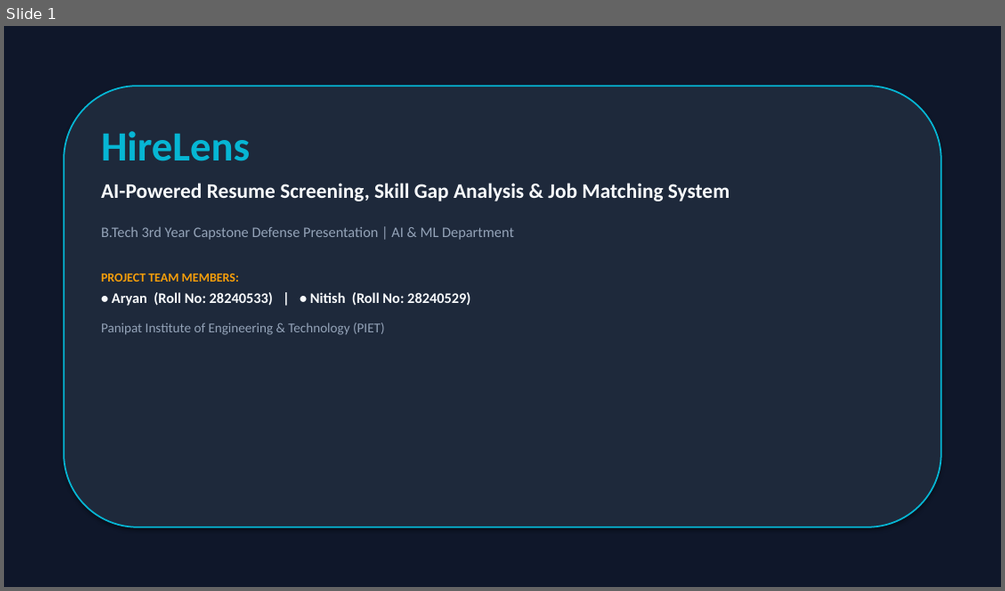
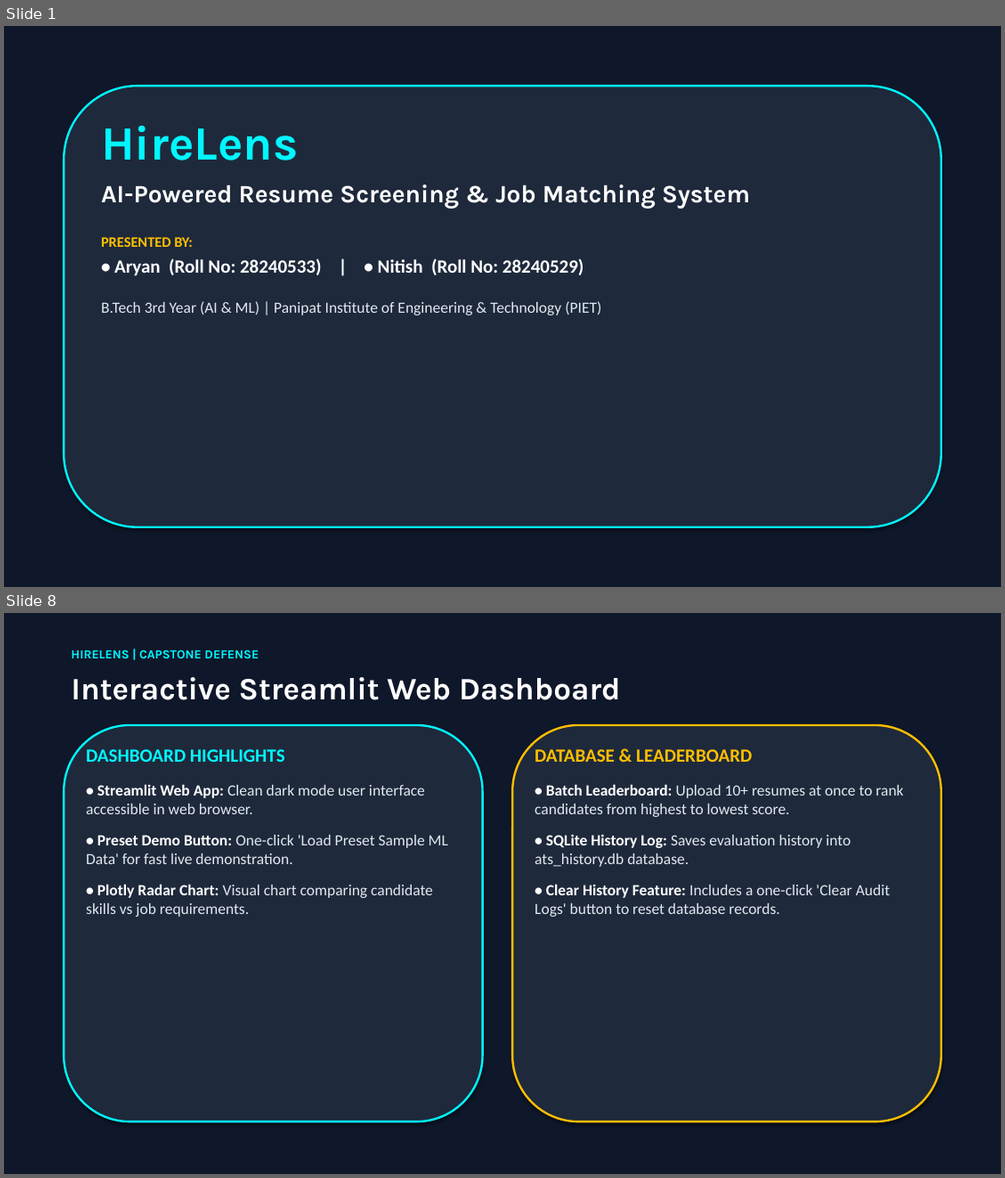
Before and after one commit to Aryan8182/Hirelens-ai-resume-analyzer, a slide deck: HireLens_Presentation.pptx. Shown one above the other, each under a label of ours: slide 1 before the commit, slides 1 and 8 after it; the slides between them are not shown. The pictures are 1005x591 and 1005x1178 pixels, drawn with LibreOffice and Linux fonts; fonts in the diff are those of the drawing. Boxes give left, top, right and bottom in pixels: in the first picture for what was removed or moved away, otherwise in the second. Text is boxed around its words. In the diff, an @@ line names an element or a change of style, - is before the commit and + after.

Commit message:
Update HireLens_Presentation.pptx with large-font classroom-ready presentation deck

```diff
--- a/HireLens_Presentation.pptx
+++ b/HireLens_Presentation.pptx
@@ slide 8 added at (4,613,1001,1174), background #0F172A @@
@@ text added at (71,649,259,658), 12 pt, text #00F7FF, bold @@
+HIRELENS | CAPSTONE DEFENSE
@@ text added at (71,677,621,700), 30 pt, text #FFFFFF, bold @@
+Interactive Streamlit Web Dashboard
@@ rounded rectangle added at (64,725,483,1121), fill #1E293B, outline #00F7FF 2 pt @@
@@ rounded rectangle added at (512,725,941,1121), fill #1E293B, outline #FFBF00 2 pt @@
@@ text added at (86,749,448,916), 15 pt, text #E2E8F0 @@
+DASHBOARD HIGHLIGHTS
+• Streamlit Web App: Clean dark mode user interface accessible in web browser.
+• Preset Demo Button: One-click 'Load Preset Sample ML Data' for fast live demonstration.
+• Plotly Radar Chart: Visual chart comparing candidate skills vs job requirements.
@@ text added at (534,749,903,916), 15 pt, text #E2E8F0 @@
+DATABASE & LEADERBOARD
+• Batch Leaderboard: Upload 10+ resumes at once to rank candidates from highest to lowest score.
+• SQLite History Log: Saves evaluation history into ats_history.db database.
+• Clear History Feature: Includes a one-click 'Clear Audit Logs' button to reset database records.
@@ slide 1 changed as well @@
@@ rounded rectangle at (64,86,941,527): outline #06B6D4 1.5 pt to #00F7FF 2 pt @@
@@ text at (101,126,584,276): size 40 to 46 pt, font Calibri to Karla, text colour #06B6D4 to #00F7FF in "HireLens"; size 14 to 18 pt, text colour #F8FAFC to #FFFFFF in "• Aryan (Roll No: 28240533) | • ..."; more space between paragraphs @@
@@ text at (101,184,750,247): text changed; size 20 to 24 pt; font Calibri to Karla; text colour #F8FAFC to #FFFFFF @@
-AI-Powered Resume Screening, Skill Gap Analysis & Job Matching System
-B.Tech 3rd Year Capstone Defense Presentation | AI & ML Department
-PROJECT TEAM MEMBERS:
+AI-Powered Resume Screening & Job Matching System
+PRESENTED BY:
@@ text at (101,301,601,315): text changed; size 13 to 15 pt; text colour #94A3B8 to #E2E8F0 @@
-Panipat Institute of Engineering & Technology (PIET)
+B.Tech 3rd Year (AI & ML) | Panipat Institute of Engineering & Technology (PIET)
```
Also in this commit, not shown: 3 other slides changed, 7 other slides added, 8 slides removed, 1 other file.
